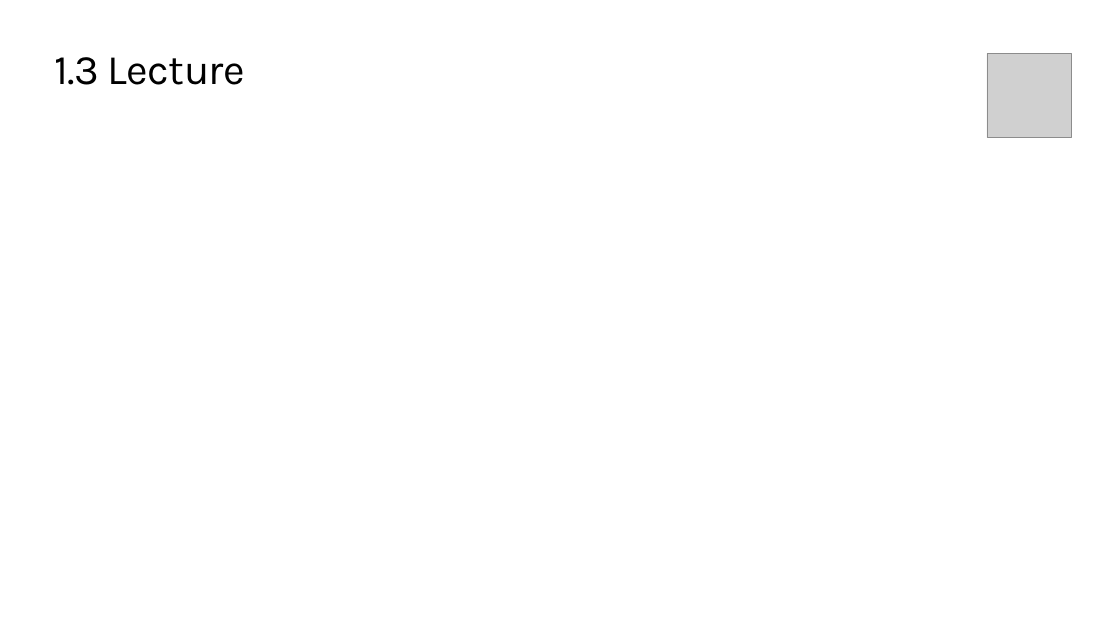
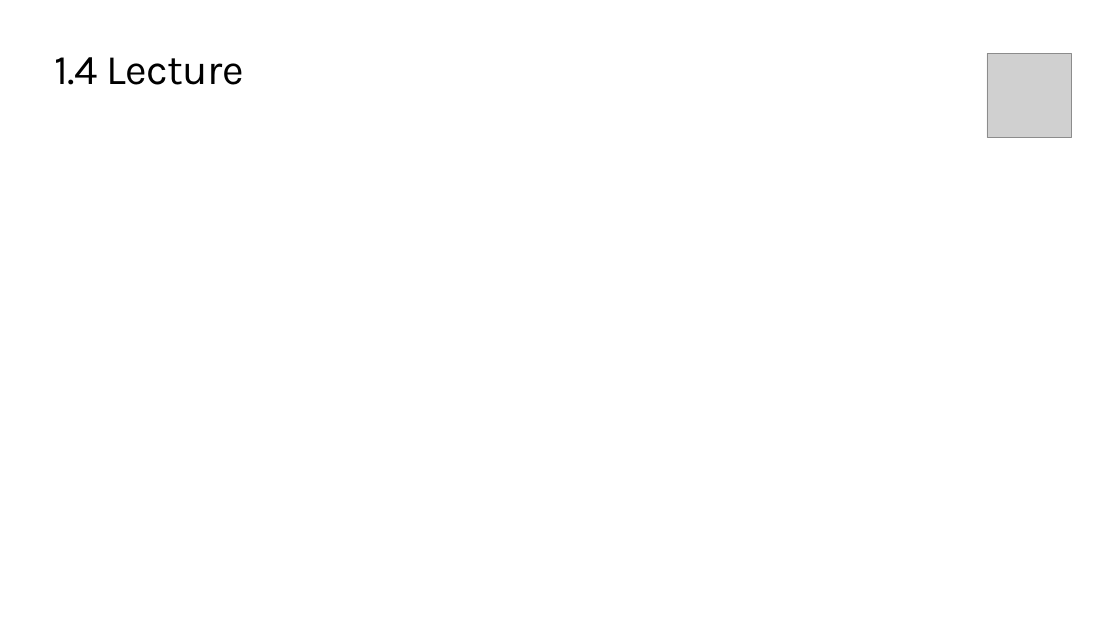
Before and after one commit to TEALSK12/introduction-to-computer-science, a slide deck: slide 5 of docs/slidedecks/TEALS SNAP 1.4.pptx. Drawn at 1120x630 pixels with LibreOffice and Linux fonts; fonts in the diff are those of the drawing; grey boxes stand for pictures; background and template pictures are left out. Boxes give left, top, right and bottom in pixels: in the first picture for what was removed or moved away, otherwise in the second. Text is boxed around its words. In the diff, an @@ line names an element or a change of style, - is before the commit and + after.

```diff
--- a/docs/slidedecks/TEALS SNAP 1.4.pptx
+++ b/docs/slidedecks/TEALS SNAP 1.4.pptx
@@ title at [54,57,243,85]: text changed @@
-1.3 Lecture
+1.4 Lecture
```
Also in this commit, not shown: 4 other files.
